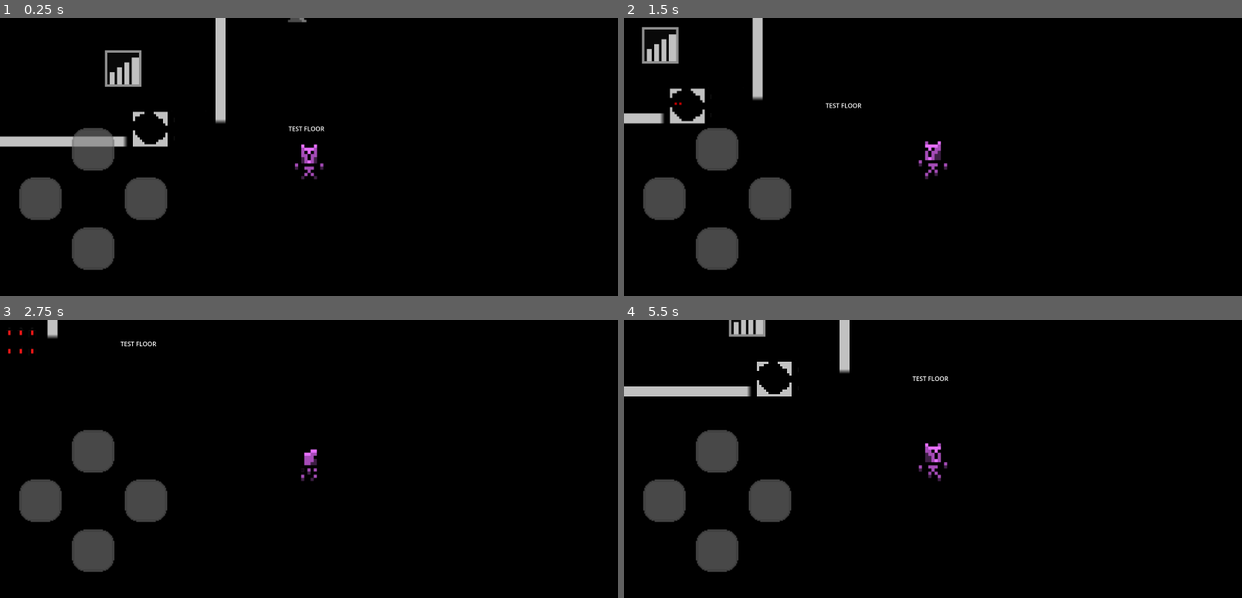
Above: before the commit, frames 1-4 (two rows, left to right).
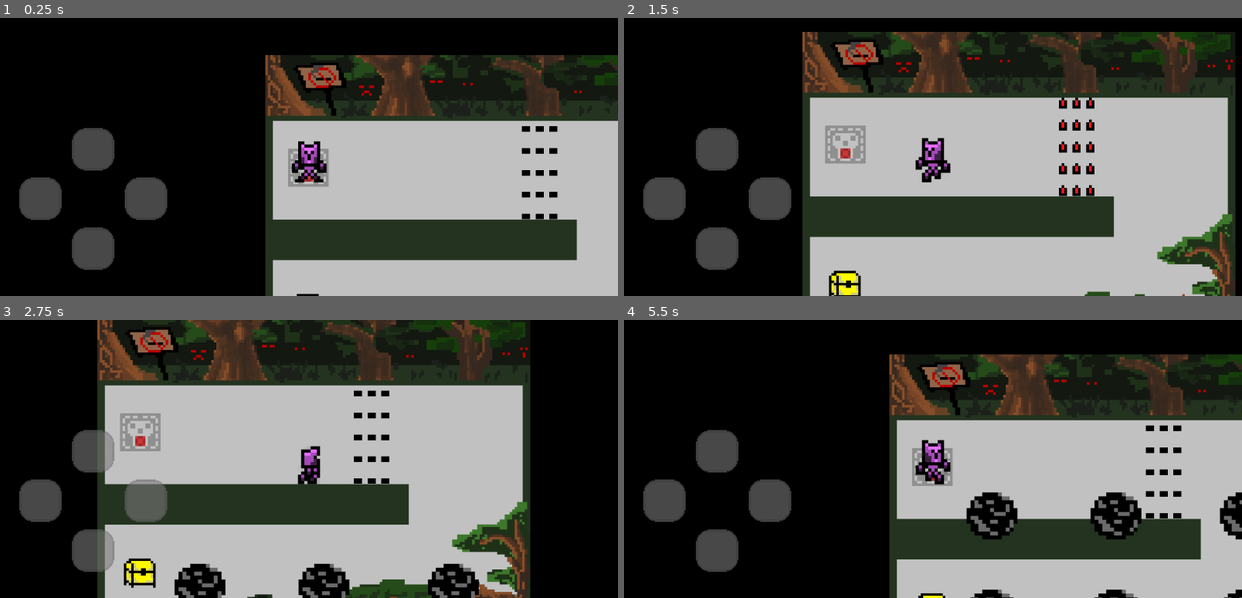
Above: after the commit, the same moments.

Repository: alain-cheng/MOBDEVE-MP
Game: Godot game, scene res://main.tscn
Two runs of this game, one before a commit and one after it. Both use one fixed random seed, a clock stepped at 60 frames per second and the inputs below.
Inputs:
- Up to frame 1 (0.25 s): no input
- Up to frame 2 (1.5 s): tap Enter at 0.5 s; hold Right (ui_right) 0.53-1.28 s; hold Down (ui_down) from 1.28 s (still down)
- Up to frame 3 (2.75 s): release Down (ui_down) at 2.03 s; hold Right (ui_right) from 2.03 s (still down)
- Up to frame 4 (5.5 s): release Right (ui_right) at 2.78 s; hold Up (ui_up) 2.78-3.53 s; hold Left (ui_left) 3.53-5.03 s; hold Down (ui_down) from 5.03 s (still down)

The runs differ from the first frame. In frame 1, 47% of the frame differs, in the area x 0-100%, y 0-100%; in frame 2, 62%, in the area x 0-99%, y 0-100%; in frame 3, 62%; in frame 4, 45%.

Commit message:
Kapre forest implemented

Diff:
--- /dev/null
+++ b/app/src/main/assets/floors/Dungeon_A/1.gd
@@ -0,0 +1,16 @@
+extends Node2D
+
+@onready var spikes = [get_node("Spikes"), get_node("Spikes2"), get_node("Spikes3"), get_node("Spikes4")]
+@onready var kapre = [get_node("Kapre"), get_node("Kapre2"), get_node("Kapre3")]
+@onready var player = get_node("Player")
+
+# Called when the node enters the scene tree for the first time.
+func _ready():
+	for spike in spikes:
+		spike.damage_taken.connect(player.on_damage_taken)
+		spike.timer.wait_time = 1.25
+		spike.timer.one_shot = false
+		spike.timer.start()
+	for k in kapre:
+		k.player = player
+		k.cooldown.wait_time = 2.5
--- /dev/null
+++ b/app/src/main/assets/floors/Dungeon_A/1.tscn
@@ -0,0 +1,94 @@
+[gd_scene load_steps=13 format=3 uid="uid://cmko56r72kgmj"]
+
+[ext_resource type="Script" path="res://floors/Dungeon_A/1.gd" id="1_ky4av"]
+[ext_resource type="Texture2D" uid="uid://cc8u46l7mkxxf" path="res://sprites/floors/A/1_Back.png" id="2_i8u5d"]
+[ext_resource type="Texture2D" uid="uid://c51wdjmjhvbmo" path="res://sprites/floors/A/1_Fore.png" id="3_110lu"]
+[ext_resource type="PackedScene" uid="uid://btymg45ij342p" path="res://player/Player.tscn" id="4_tyiq6"]
+[ext_resource type="PackedScene" uid="uid://owiom6kwwpmy" path="res://environment/interactive/end_point/End_Point.tscn" id="5_3q42p"]
+[ext_resource type="PackedScene" uid="uid://dtn8oh314a4hk" path="res://environment/traps/spikes/Spikes.tscn" id="6_214hd"]
+[ext_resource type="PackedScene" uid="uid://b4avbltaqwlpm" path="res://traps/Kapre.tscn" id="7_ceng6"]
+
+[sub_resource type="RectangleShape2D" id="RectangleShape2D_vvber"]
+size = Vector2(1117, 120.5)
+
+[sub_resource type="RectangleShape2D" id="RectangleShape2D_ioqaa"]
+size = Vector2(95, 762)
+
+[sub_resource type="RectangleShape2D" id="RectangleShape2D_wjw7e"]
+size = Vector2(101, 777.5)
+
+[sub_resource type="RectangleShape2D" id="RectangleShape2D_8eq6b"]
+size = Vector2(1119.5, 101)
+
+[sub_resource type="RectangleShape2D" id="RectangleShape2D_6tuux"]
+size = Vector2(789, 105)
+
+[node name="1" type="Node2D"]
+script = ExtResource("1_ky4av")
+
+[node name="Background" type="TextureRect" parent="."]
+z_index = -2
+offset_right = 40.0
+offset_bottom = 40.0
+scale = Vector2(0.5, 0.5)
+texture = ExtResource("2_i8u5d")
+
+[node name="Foreground" type="TextureRect" parent="."]
+z_index = 1
+offset_right = 40.0
+offset_bottom = 40.0
+scale = Vector2(0.5, 0.5)
+texture = ExtResource("3_110lu")
+
+[node name="Player" parent="." instance=ExtResource("4_tyiq6")]
+position = Vector2(113, 264)
+
+[node name="EndPoint" parent="." instance=ExtResource("5_3q42p")]
+position = Vector2(110, 652)
+
+[node name="Walls" type="StaticBody2D" parent="."]
+
+[node name="CollisionShape2D" type="CollisionShape2D" parent="Walls"]
+position = Vector2(559.5, 109.75)
+shape = SubResource("RectangleShape2D_vvber")
+
+[node name="CollisionShape2D2" type="CollisionShape2D" parent="Walls"]
+position = Vector2(-26.5, 371)
+shape = SubResource("RectangleShape2D_ioqaa")
+
+[node name="CollisionShape2D3" type="CollisionShape2D" parent="Walls"]
+position = Vector2(1152.5, 396.25)
+shape = SubResource("RectangleShape2D_wjw7e")
+
+[node name="CollisionShape2D4" type="CollisionShape2D" parent="Walls"]
+position = Vector2(551.25, 830.5)
+shape = SubResource("RectangleShape2D_8eq6b")
+
+[node name="CollisionShape2D5" type="CollisionShape2D" parent="Walls"]
+position = Vector2(412.5, 479.5)
+shape = SubResource("RectangleShape2D_6tuux")
+
+[node name="Spikes" parent="." instance=ExtResource("6_214hd")]
+position = Vector2(710, 220)
+scale = Vector2(0.6, 0.6)
+
+[node name="Spikes2" parent="." instance=ExtResource("6_214hd")]
+position = Vector2(710, 277)
+scale = Vector2(0.6, 0.6)
+
+[node name="Spikes3" parent="." instance=ExtResource("6_214hd")]
+position = Vector2(710, 334)
+scale = Vector2(0.6, 0.6)
+
+[node name="Spikes4" parent="." instance=ExtResource("6_214hd")]
+position = Vector2(710, 390)
+scale = Vector2(0.6, 0.6)
+
+[node name="Kapre" parent="." instance=ExtResource("7_ceng6")]
+position = Vector2(586, 965)
+
+[node name="Kapre2" parent="." instance=ExtResource("7_ceng6")]
+position = Vector2(265, 965)
+
+[node name="Kapre3" parent="." instance=ExtResource("7_ceng6")]
+position = Vector2(921, 965)
--- a/app/src/main/assets/main.gd
+++ b/app/src/main/assets/main.gd
@@ -1,4 +1,11 @@
 extends Node2D
+
+const PHASE_1 = 6
+const PHASE_2 = 24
+const PHASE_3 = 36
+const PHASE_4 = 51
+const DUNGEON_A_NUM_FLOORS = 1
+var rng = RandomNumberGenerator.new()
 
 # Called when the node enters the scene tree for the first time.
 func _ready():
@@ -9,5 +16,23 @@
 	#Initialize data
 	PlayerData.initData()
 
-	#Move to another scene based on taboo + tabooBonus
-	get_tree().change_scene_to_file("res://floors/testFloor/testFloor.tscn")#DEBUG REMOVE LATER
+	#Move to another scene based on taboo
+	if(true): #rue is DEBUG. PHASE 0, Taboo < 6
+		#Append int for all floors that will be randomized
+		for i in range(DUNGEON_A_NUM_FLOORS):
+			PlayerData.floorsOnRun.append(i+1)
+
+		#Shuffle all floors
+		for i in range(DUNGEON_A_NUM_FLOORS):
+			var swap_val = PlayerData.floorsOnRun[i]
+			var swap_idx = rng.randi_range(i, DUNGEON_A_NUM_FLOORS-1)
+
+			PlayerData.floorsOnRun[i] = PlayerData.floorsOnRun[swap_idx]
+			PlayerData.floorsOnRun[swap_idx] = swap_val
+
+		match PlayerData.floorsOnRun[0]:
+			1:
+				PlayerData.floorsOnRun.pop_front()
+				if PlayerData.floorsOnRun.size() <= 0:
+					PlayerData.lastFloor = true #DEBUG
+				get_tree().change_scene_to_file("res://floors/Dungeon_A/1.tscn")
--- a/app/src/main/assets/player/PlayerData.gd
+++ b/app/src/main/assets/player/PlayerData.gd
@@ -21,6 +21,7 @@
 var speed = 300.0
 var friction = speed #At default player stops instantly, change for slippery surfaces
 var lastFloor = false #Determines if the endpoint is a win. Change at last floor.
+var floorsOnRun = [] #Array that contains what floors the player will go through
 
 func initData():
 	#Check if player_data.json exists
